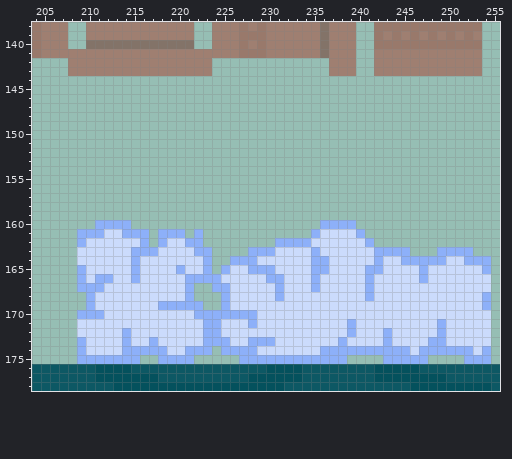
Pixel-art file -- assets/sprites/Sprite-0001.aseprite. This is how it looked before the edit.
256x256 pixels, 1 frame. Colours within 5 levels of each other are drawn and written as one. Shown: x 204..255, y 138..178.
And afterwards:
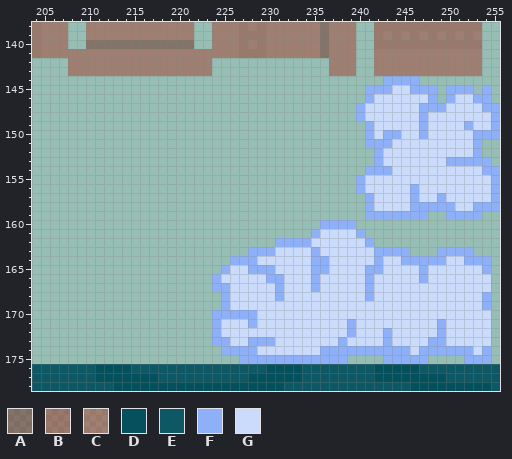
Palette (. is transparent): A #70281c80  B #9b342280  C #a8412e80  D #04515d  E #0d5864  F #8db0f9  G #cbdbfc
Edits made:
Layer "Layer 1":
There is now colour F in row 144 at x 243 to 246; in row 145 at x 241 to 243, 246 to 248, 250 to 252 and 254; in row 146 at x 241, 248, 250 and 253 to 254; in row 147 at x 240, 247 to 249 and 254 to 255; in row 148 at x 240, 247 and 255; in row 149 at x 241, 247, 252 and 255.
There is now colour F in row 150 at x 241, 243 to 244, 247 and 253 to 255; in row 151 at x 241 to 243 and 253; in row 152 at x 242 and 253; in row 153 at x 242 and 250 to 254; in row 154 at x 241 to 243 and 254 to 255; in row 155 at x 240 and 255.
There is now colour F in row 156 at x 240, 246 and 255; in row 157 at x 241, 246, 249 and 255; in row 158 at x 241, 246 to 250 and 253 to 255; in row 159 at x 241 to 247 and 250 to 253.
There is now colour G in row 145 at x 244 to 245; in row 146 at x 242 to 247 and 251 to 252; in row 147 at x 241 to 246 and 250 to 253; in row 148 at x 241 to 246 and 248 to 254; in row 149 at x 242 to 246, 248 to 251 and 253 to 254; in row 150 at x 242, 245 to 246 and 248 to 252.
There is now colour G in row 151 at x 244 to 252; in row 152 at x 243 to 252; in row 153 at x 243 to 249; in row 154 at x 244 to 253; in row 155 at x 241 to 254; in row 156 at x 241 to 245 and 247 to 254.
There is now colour G in row 157 at x 242 to 245, 247 to 248 and 250 to 254; in row 158 at x 242 to 245 and 251 to 252.
The edit erases colour F in row 160 at x 211 to 214; in row 161 at x 209 to 211, 214 to 216, 218 to 220 and 222; in row 162 at x 209, 216, 218 and 221 to 222; in row 163 at x 215 to 217 and 222 to 223; in row 164 at x 215 and 223; in row 165 at x 209, 215, 220 and 223.
The edit erases colour F in row 166 at x 209, 211 to 212, 215 and 221 to 223; in row 167 at x 209 to 211 and 221; in row 168 at x 210 and 221; in row 169 at x 210 and 218 to 222; in row 170 at x 209 to 211 and 222 to 223; in row 171 at x 223.
The edit erases colour F in row 172 at x 214 and 223; in row 173 at x 209, 214, 217 and 223; in row 174 at x 209, 214 to 218 and 221 to 223; in row 175 at x 209 to 215 and 218 to 221.
The edit erases colour G in row 161 at x 212 to 213; in row 162 at x 210 to 215 and 219 to 220; in row 163 at x 209 to 214 and 218 to 221; in row 164 at x 209 to 214 and 216 to 222; in row 165 at x 210 to 214, 216 to 219 and 221 to 222; in row 166 at x 210, 213 to 214 and 216 to 220.
The edit erases colour G in row 167 at x 212 to 220; in row 168 at x 211 to 220; in row 169 at x 211 to 217; in row 170 at x 212 to 221; in row 171 at x 209 to 222; in row 172 at x 209 to 213 and 215 to 222.
The edit erases colour G in row 173 at x 210 to 213, 215 to 216 and 218 to 222; in row 174 at x 210 to 213 and 219 to 220.
